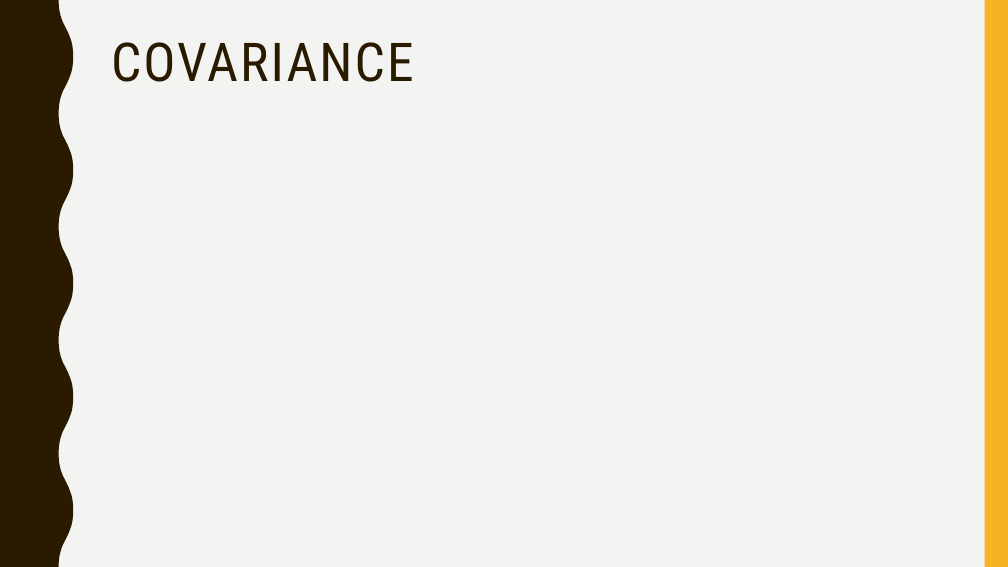
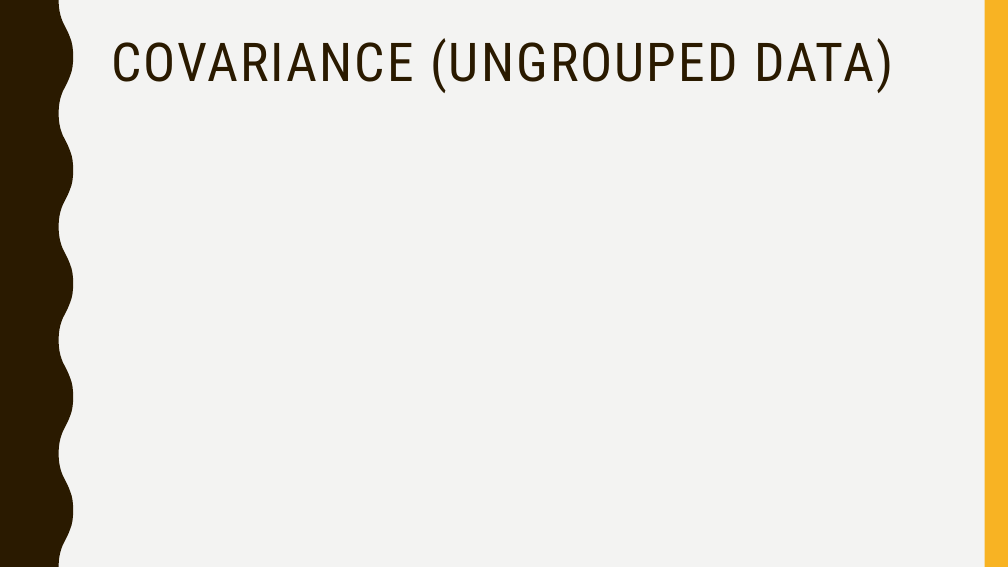
Before and after one commit to skgadi/Courses, a slide deck: slide 20 of 2021/statistics-for-business/session-2.pptx (slide 19 before the commit). Drawn at 1008x567 pixels with LibreOffice and Linux fonts; fonts in the diff are those of the drawing; grey boxes stand for pictures. Boxes give left, top, right and bottom in pixels: in the first picture for what was removed or moved away, otherwise in the second. Text is boxed around its words. In the diff, an @@ line names an element or a change of style, - is before the commit and + after.

```diff
--- a/2021/statistics-for-business/session-2.pptx
+++ b/2021/statistics-for-business/session-2.pptx
@@ title at (111,38,893,93): text changed @@
-COVARIANCE
+COVARIANCE (UNGROUPED DATA)
```
Also in this commit, not shown: 4 other slides changed, 3 slides added, 8 other files.
